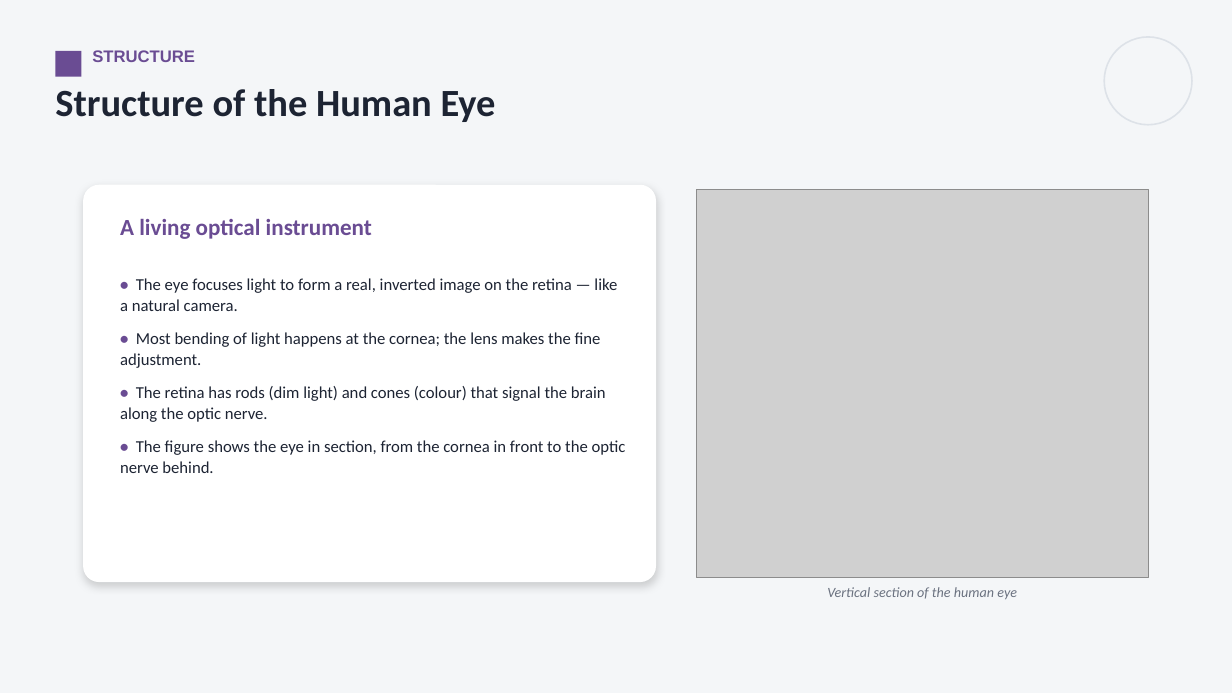
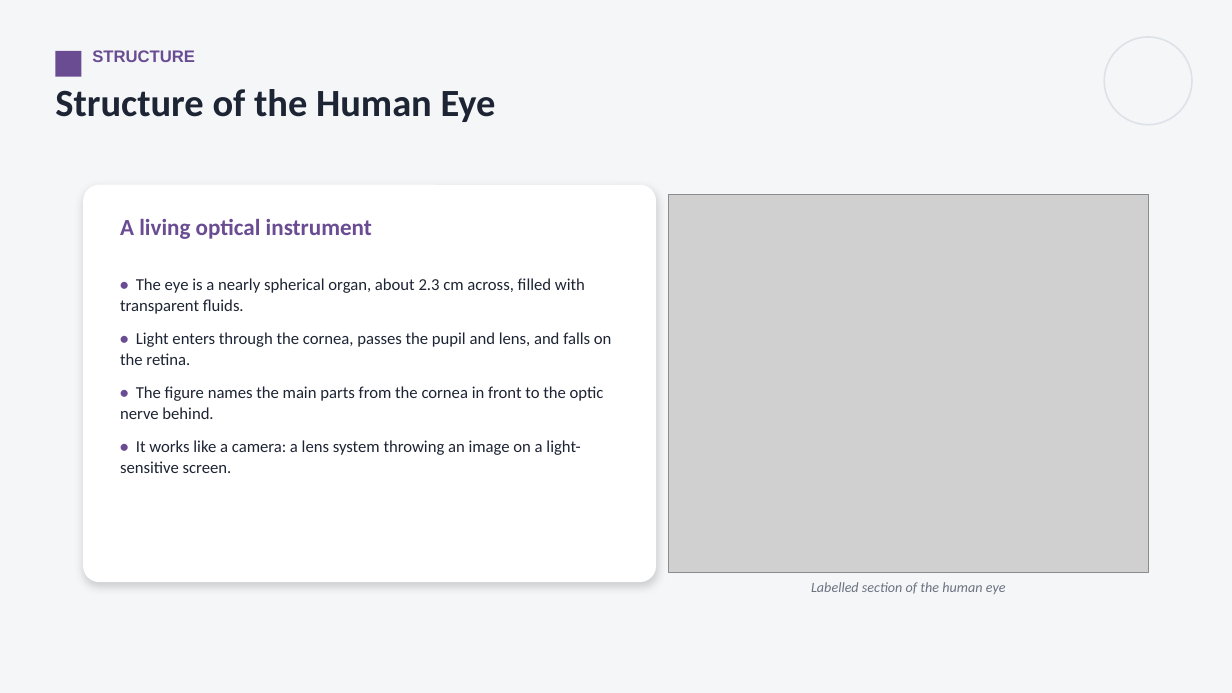
Before and after one commit to parmeshwars2911/MyFirstAR, a slide deck: slide 4 of ppt/TN_Grade10/TN10_S22_Human_Eye.pptx. Drawn at 1232x693 pixels with LibreOffice and Linux fonts; fonts in the diff are those of the drawing; grey boxes stand for pictures. Boxes give left, top, right and bottom in pixels: in the first picture for what was removed or moved away, otherwise in the second. Text is boxed around its words. In the diff, an @@ line names an element or a change of style, - is before the commit and + after.

```diff
--- a/ppt/TN_Grade10/TN10_S22_Human_Eye.pptx
+++ b/ppt/TN_Grade10/TN10_S22_Human_Eye.pptx
@@ picture: place and size @@
-picture at [696,189,1149,578]
+picture at [668,194,1149,573]
@@ text at [120,278,612,473]: text changed @@
-• The eye focuses light to form a real, inverted image on the retina — like a natural camera.
-• Most bending of light happens at the cornea; the lens makes the fine adjustment.
-• The retina has rods (dim light) and cones (colour) that signal the brain along the optic nerve.
-• The figure shows the eye in section, from the cornea in front to the optic nerve behind.
+• The eye is a nearly spherical organ, about 2.3 cm across, filled with transparent fluids.
+• Light enters through the cornea, passes the pupil and lens, and falls on the retina.
+• The figure names the main parts from the cornea in front to the optic nerve behind.
+• It works like a camera: a lens system throwing an image on a light-sensitive screen.
@@ text at [811,582,1006,594]: text changed @@
-Vertical section of the human eye
+Labelled section of the human eye
```
Also in this commit, not shown: 10 other slides changed, 10 slides added, 6 other files.
